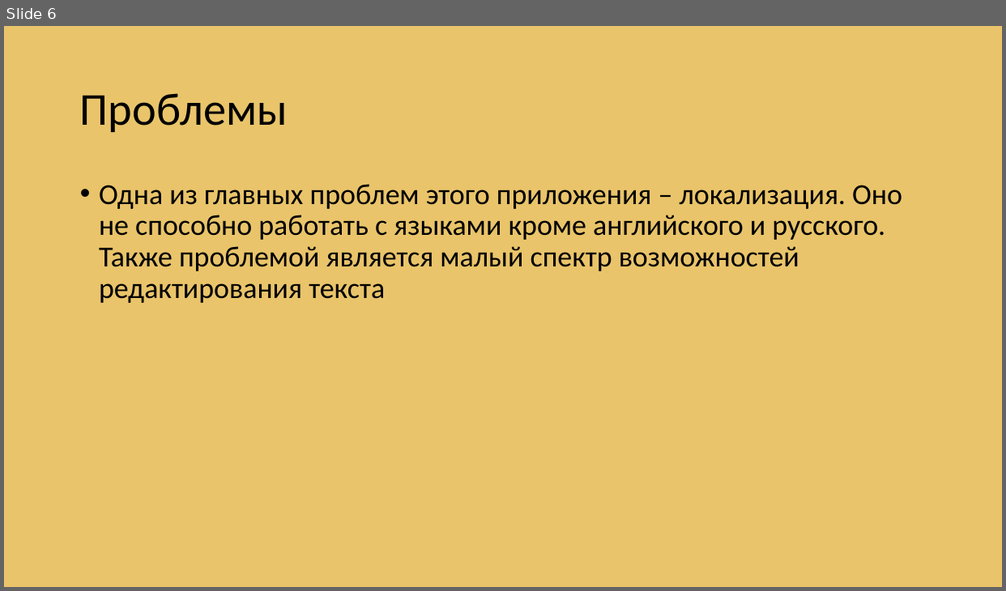
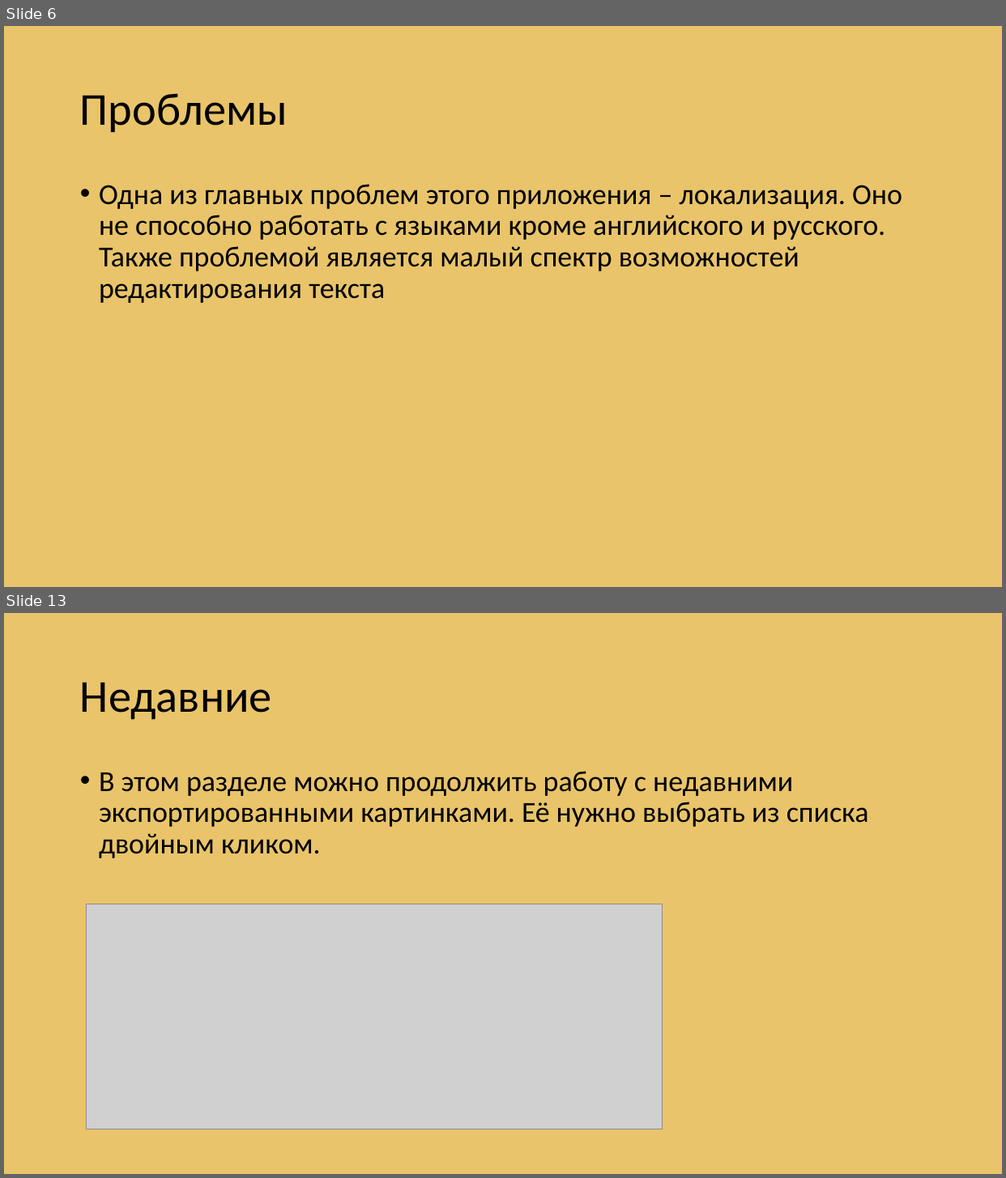
Before and after one commit to Albertlll/Mem_generator, a slide deck: презентация.pptx. Shown one above the other, each under a label of ours: slide 6 before the commit, slides 6 and 13 after it; the slides between them are not shown. The pictures are 1006x591 and 1006x1178 pixels, drawn with LibreOffice and Linux fonts; fonts in the diff are those of the drawing; grey boxes stand for pictures. Boxes give left, top, right and bottom in pixels: in the first picture for what was removed or moved away, otherwise in the second. Text is boxed around its words. In the diff, an @@ line names an element or a change of style, - is before the commit and + after.

```diff
--- a/презентация.pptx
+++ b/презентация.pptx
@@ slide 13 added at <box>4,613,1002,1174</box>, background #E9C46A @@
@@ title added at <box>80,682,272,720</box>, 44 pt, text #000000 @@
+Недавние
@@ text added at <box>99,771,869,858</box>, 28 pt, text #000000 @@
+• В этом разделе можно продолжить работу с недавними экспортированными картинками. Её нужно выбрать из списка двойным кликом.
@@ picture added at <box>86,905,662,1130</box> @@
```
Also in this commit, not shown: 6 other slides added.
